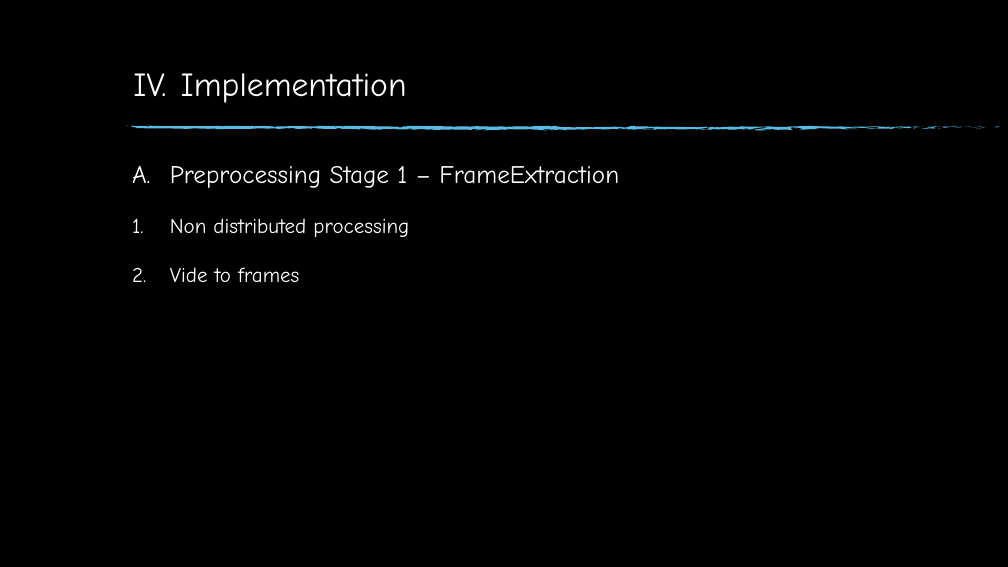
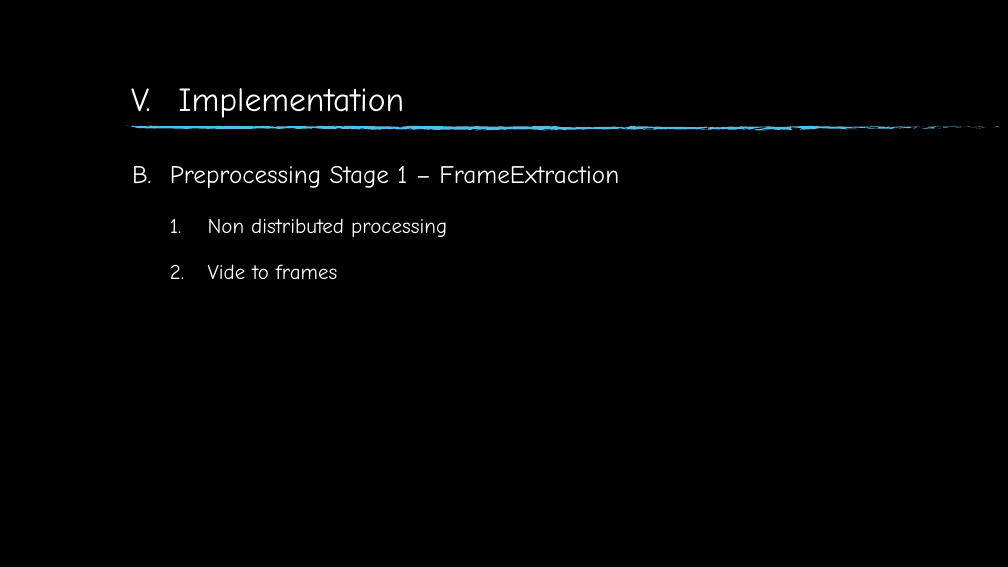
Before and after one commit to GatHors/ImageProcessing, a slide deck: slide 18 of Report & presentation/FinalReport_Gathors.pptm. Drawn at 1008x567 pixels with LibreOffice and Linux fonts; fonts in the diff are those of the drawing; background and template pictures are left out. Boxes give left, top, right and bottom in pixels: in the first picture for what was removed or moved away, otherwise in the second. Text is boxed around its words. In the diff, an @@ line names an element or a change of style, - is before the commit and + after.

```diff
--- a/Report & presentation/FinalReport_Gathors.pptm
+++ b/Report & presentation/FinalReport_Gathors.pptm
@@ text "Implementation": place and size @@
-text "Implementation" at box(181, 73, 407, 103)
+text "Implementation" at box(178, 88, 404, 118)
@@ text "Preprocessing Stage 1 – FrameExtraction" at box(170, 166, 619, 280): list level 1 to 2 in "Non distributed processing"; list level 1 to 2 in "Vide to frames"; line spacing 1 to 0.9 @@
```
Also in this commit, not shown: 8 other slides changed, 1 slide removed.
